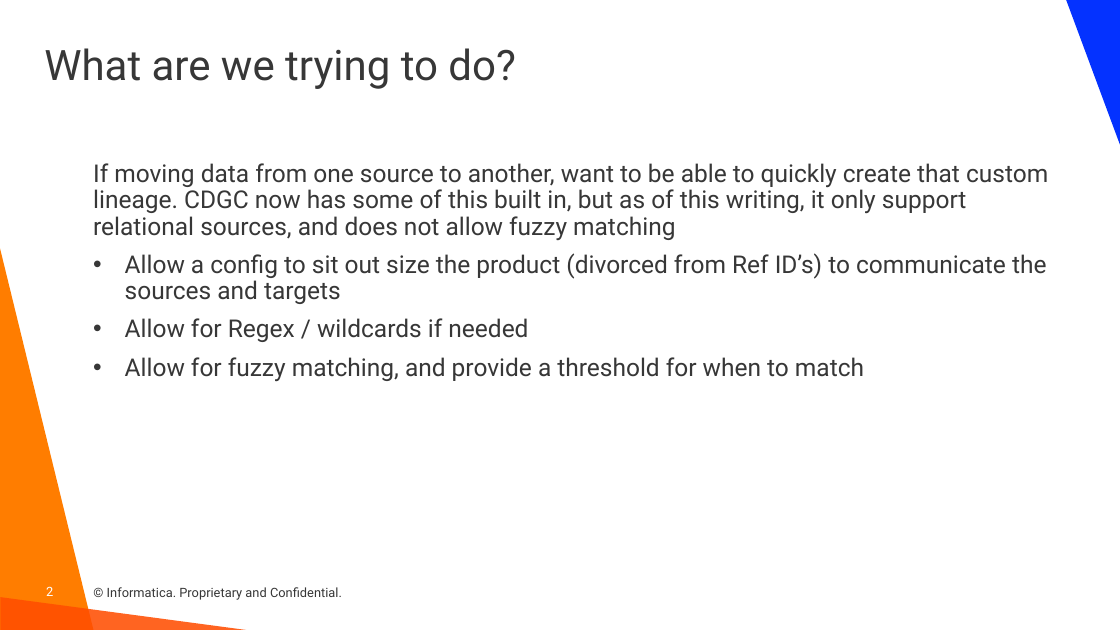
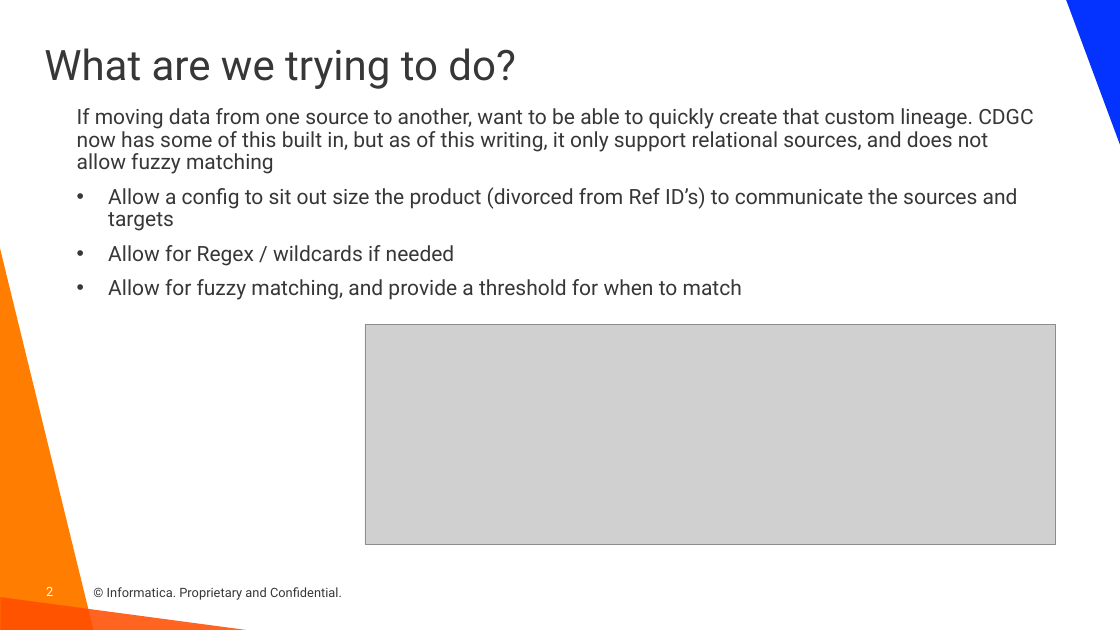
Before and after one commit to haystraw/Informatica_Custom_Lineage_Creator, a slide deck: slide 2 of Custom Lineage Creator.pptx. Drawn at 1120x630 pixels with LibreOffice and Linux fonts; fonts in the diff are those of the drawing; grey boxes stand for pictures; background and template pictures are left out. Boxes give left, top, right and bottom in pixels: in the first picture for what was removed or moved away, otherwise in the second. Text is boxed around its words. In the diff, an @@ line names an element or a change of style, - is before the commit and + after.

```diff
--- a/Custom Lineage Creator.pptx
+++ b/Custom Lineage Creator.pptx
@@ text "If moving data from one ...": place and size @@
-text "If moving data from one ..." at bbox=[93, 163, 1048, 381]
+text "If moving data from one ..." at bbox=[77, 108, 1033, 300]
@@ text "If moving data from one ..." at bbox=[77, 108, 1033, 300]: size 21 to 18 pt @@
@@ picture added at bbox=[365, 324, 1055, 545] @@
```
Also in this commit, not shown: 2 other slides changed, 3 slides added, 1 other file.
